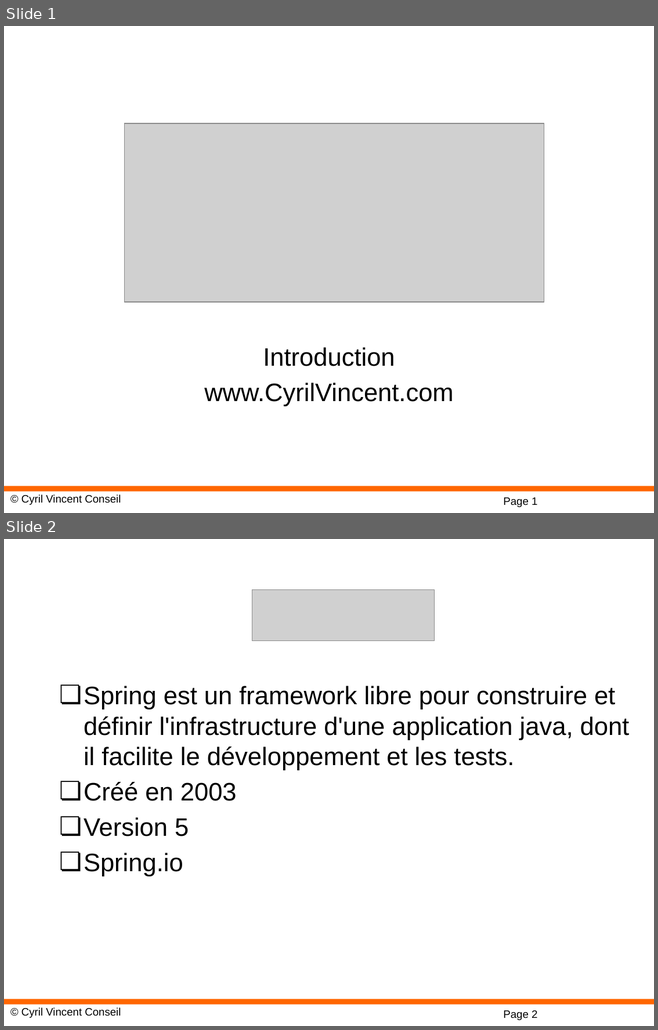
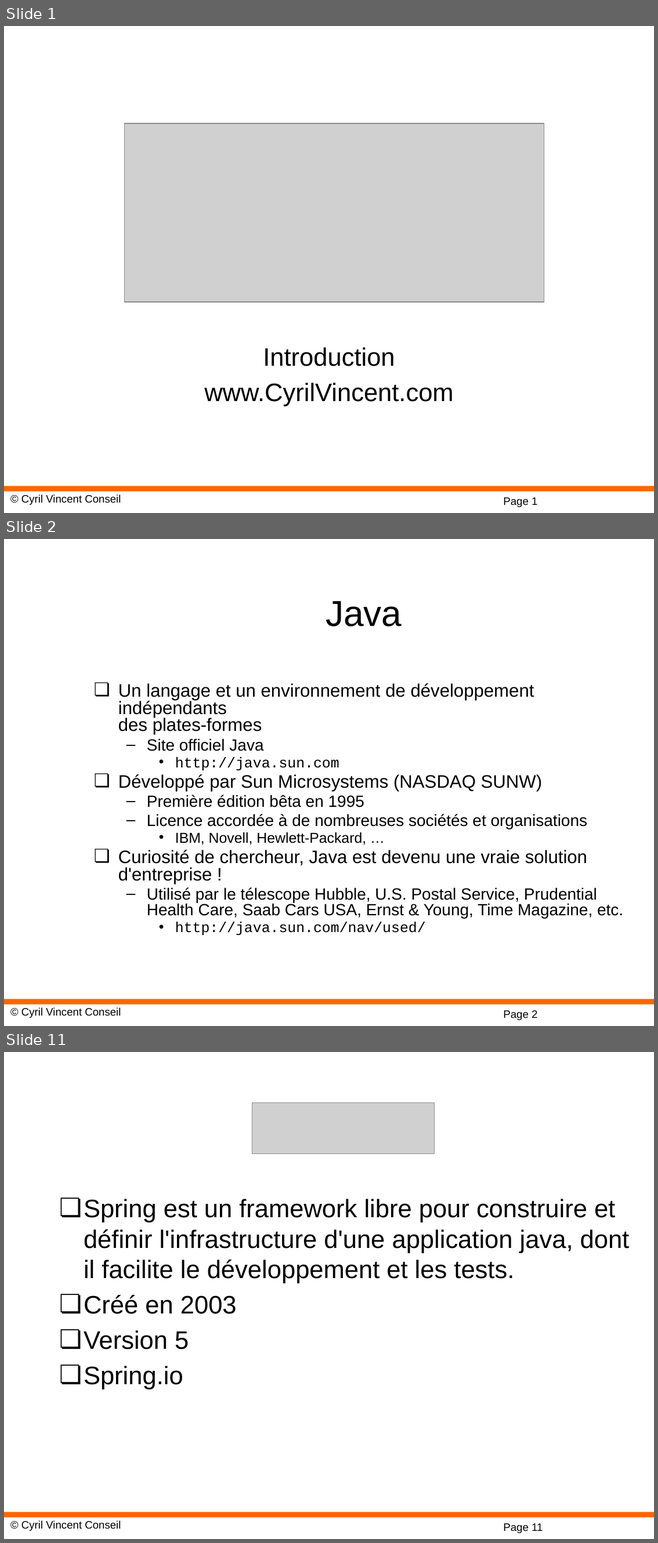
Before and after one commit to cyrilvincent/spring, a slide deck: ppt/01-SpringIntro.pptx. Shown one above the other, each under a label of ours: slides 1 and 2 before the commit, slides 1, 2 and 11 after it; the slides between them are not shown. The pictures are 658x1030 and 658x1543 pixels, drawn with LibreOffice and Linux fonts; fonts in the diff are those of the drawing; grey boxes stand for pictures; background and template pictures are left out. Boxes give left, top, right and bottom in pixels: in the first picture for what was removed or moved away, otherwise in the second. Text is boxed around its words. In the diff, an @@ line names an element or a change of style, - is before the commit and + after.

Commit message:
Add Java intro

```diff
--- a/ppt/01-SpringIntro.pptx
+++ b/ppt/01-SpringIntro.pptx
@@ slide 2 added at (x1=4, y1=539, x2=654, y2=1026), background #FFFFFF; not listed: 3 template elements that a slide beside it also shows @@
@@ title added at (x1=325, y1=601, x2=401, y2=627), 40 pt, text #000000 @@
+Java
@@ text added at (x1=118, y1=683, x2=623, y2=935), 18 pt, text #000000 @@
+❏ Un langage et un environnement de développement indépendants
+  des plates-formes
+  – Site officiel Java
+    • http://java.sun.com
+❏ Développé par Sun Microsystems (NASDAQ SUNW)
+  – Première édition bêta en 1995
+  – Licence accordée à de nombreuses sociétés et organisations
+    • IBM, Novell, Hewlett-Packard, …
+❏ Curiosité de chercheur, Java est devenu une vraie solution d'entreprise !
+  – Utilisé par le télescope Hubble, U.S. Postal Service, Prudential Health Care, Saab Cars USA, Ernst & Young, Time Magazine, etc.
+    • http://java.sun.com/nav/used/
@@ what was slide 2 is now slide 11 @@
@@ page number at (x1=503, y1=1524, x2=542, y2=1533): text changed @@
-Page 2
+Page 11
```
Also in this commit, not shown: 8 other slides added, 3 other files.
